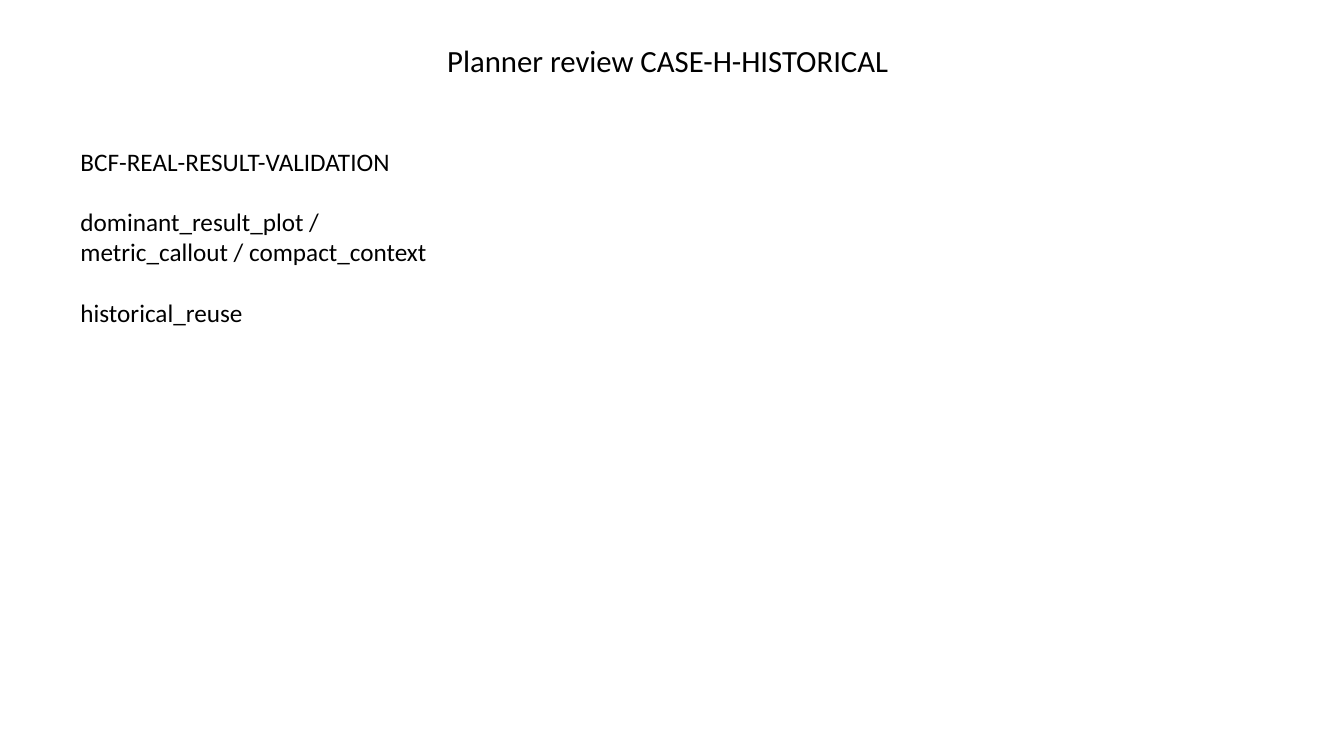
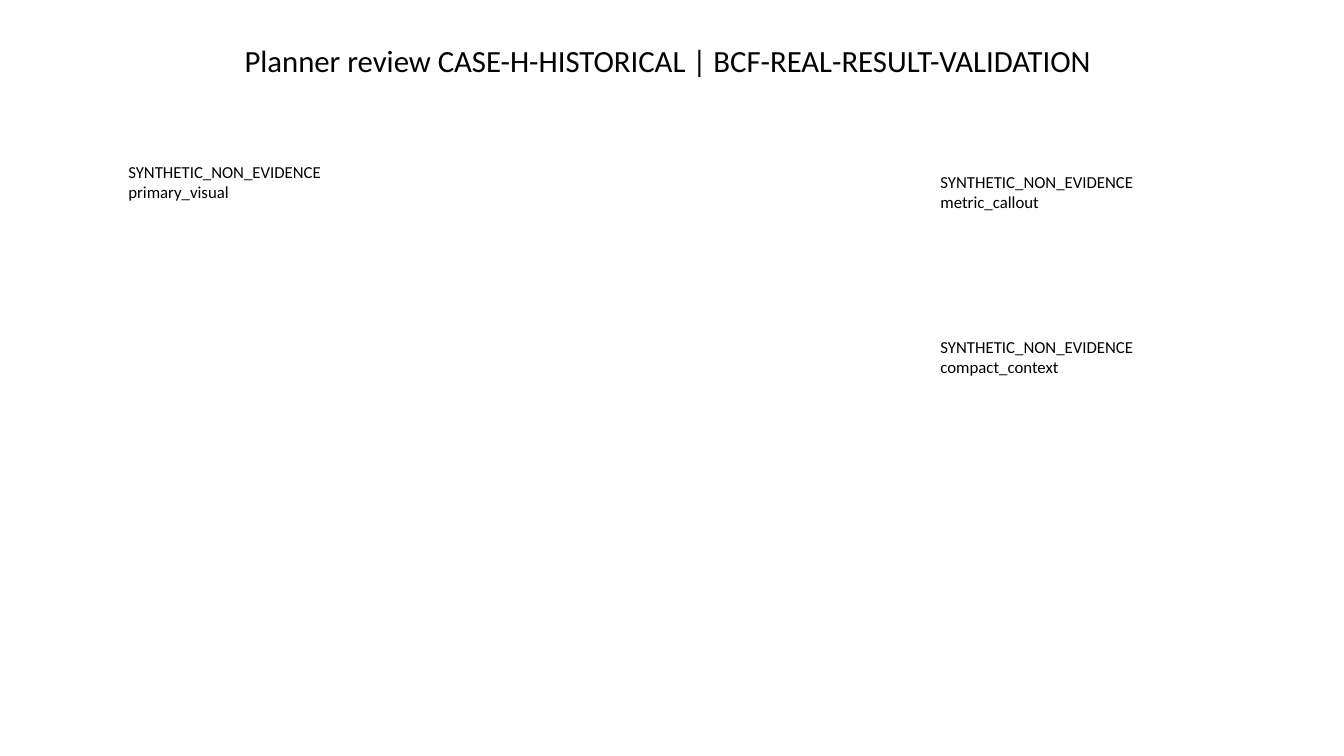
Before and after one commit to Gary0915/AI-Research-SKILLs, a slide deck: slide 8 of thesis-deck-system/artifacts/phase3/planner-composition-candidate-review.pptx. Drawn at 1344x756 pixels with LibreOffice and Linux fonts; fonts in the diff are those of the drawing. Boxes give left, top, right and bottom in pixels: in the first picture for what was removed or moved away, otherwise in the second. Text is boxed around its words. In the diff, an @@ line names an element or a change of style, - is before the commit and + after.

Commit message:
phase3: realize planner physical review core

```diff
--- a/thesis-deck-system/artifacts/phase3/planner-composition-candidate-review.pptx
+++ b/thesis-deck-system/artifacts/phase3/planner-composition-candidate-review.pptx
@@ title at [245,50,1090,73]: text changed @@
-Planner review CASE-H-HISTORICAL
+Planner review CASE-H-HISTORICAL | BCF-REAL-RESULT-VALIDATION
@@ text at [128,167,321,201]: text changed; size 18 to 12 pt @@
-BCF-REAL-RESULT-VALIDATION
-dominant_result_plot / metric_callout / compact_context
-historical_reuse
+SYNTHETIC_NON_EVIDENCE
+primary_visual
@@ text added at [940,177,1133,211], 12 pt, text #000000 @@
+SYNTHETIC_NON_EVIDENCE
+metric_callout
@@ text added at [940,342,1133,376], 12 pt, text #000000 @@
+SYNTHETIC_NON_EVIDENCE
+compact_context
```
Also in this commit, not shown: 4 other slides changed, 6 slides added, 5 slides removed, 20 other files.
